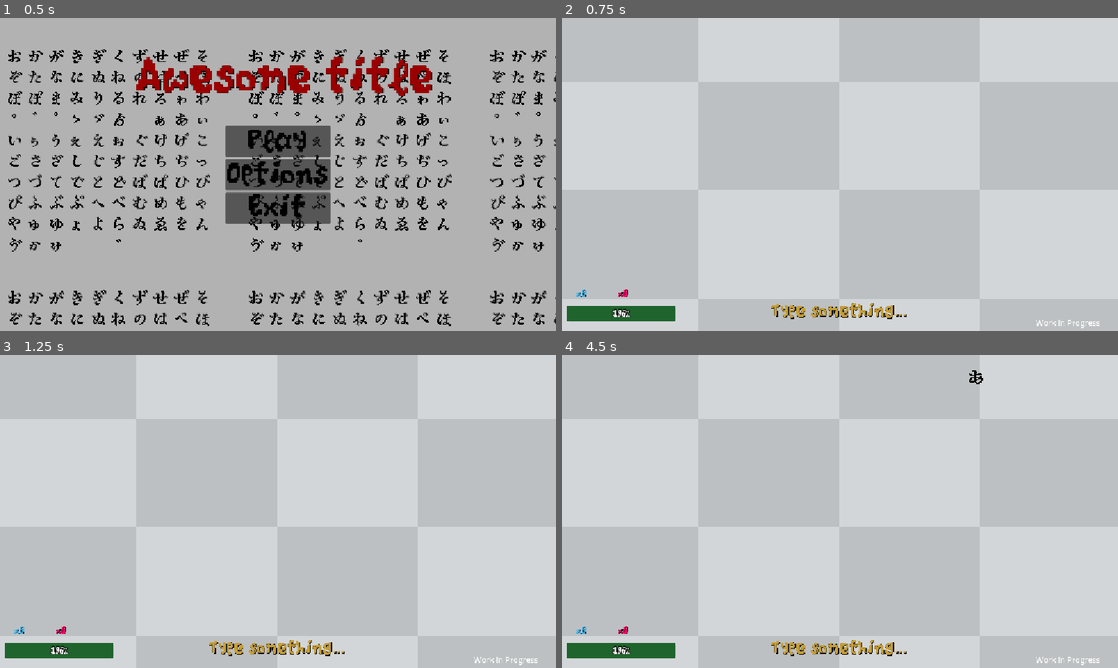
Above: before the commit, frames 1-4 (two rows, left to right).
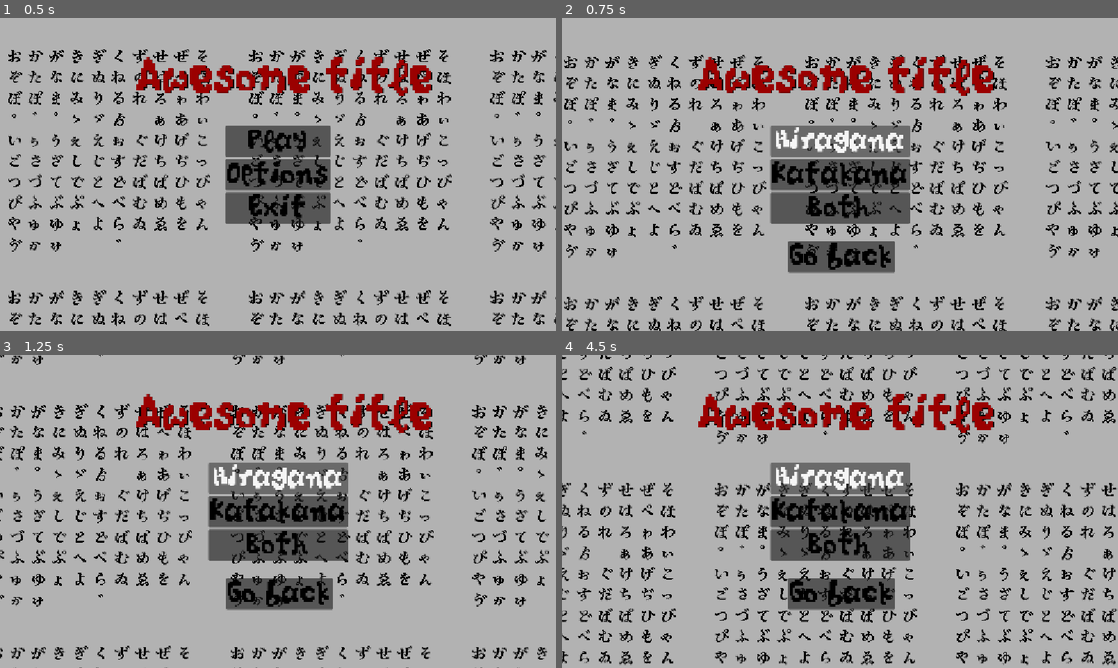
Above: after the commit, the same moments.

Repository: 6iovani/KanaGame
Game: Godot game, scene res://main_menu.tscn
Same seed, same stepped clock (60 frames per second), same inputs: the game is played once before the commit and once after it.
Inputs (mouse positions are in pixels of both pictures, inside the frame that each line leads up to):
- Up to frame 1 (0.5 s): no input
- Up to frame 2 (0.75 s): click "Play" at 0.5 s
- Up to frame 3 (1.25 s): no input
- Up to frame 4 (4.5 s): click (840, 477) at 1.25 s, where only the run after the commit has a clickable "Hiragana"; click (840, 511) at 2 s, where only the run after the commit has a clickable "Katakana"; click (840, 545) at 2.75 s, where only the run after the commit has a clickable "Both"; click (840, 592) at 3.5 s, where only the run after the commit has a clickable "Go back"; click (840, 477) at 4.25 s, where only the run after the commit has a clickable "Play"

Frame 1 is identical in both runs. In frame 2, 61% of the frame differs, in the area x 0-100%, y 0-100%; in frame 3, 61%; in frame 4, 62%.

Commit message:
expanding menu navigation for modes

Diff:
--- a/main_menu.gd
+++ b/main_menu.gd
@@ -3,8 +3,15 @@
 
 func _on_play_button_pressed()-> void:
 	print("pressed play")
-	get_tree().change_scene_to_file("res://Main.tscn")
+	$"UI container/VBoxContainer/play_button".hide()
+	$"UI container/VBoxContainer/options_button".hide()
+	$"UI container/VBoxContainer/exit_button".hide()
 
+
+	$"UI container/VBoxContainer/hiragana_button".show()
+	$"UI container/VBoxContainer/katakana_button".show()
+	$"UI container/VBoxContainer/both_modes_button".show()
+	$"UI container/back_button".show()
 
 func _on_options_button_pressed() -> void:
 	print("pressed options")
@@ -15,5 +22,25 @@
 
 
 
-func _on_transition_screen_transitioned() -> void:
+func _on_hiragana_button_pressed() -> void:
 	pass # Replace with function body.
+
+
+func _on_katakana_button_pressed() -> void:
+	pass # Replace with function body.
+
+
+func _on_both_modes_button_pressed() -> void:
+	pass # Replace with function body.
+
+
+func _on_back_button_pressed() -> void:
+
+	$"UI container/VBoxContainer/play_button".show()
+	$"UI container/VBoxContainer/options_button".show()
+	$"UI container/VBoxContainer/exit_button".show()
+
+	$"UI container/VBoxContainer/hiragana_button".hide()
+	$"UI container/VBoxContainer/katakana_button".hide()
+	$"UI container/VBoxContainer/both_modes_button".hide()
+	$"UI container/back_button".hide()
--- a/main_menu.tscn
+++ b/main_menu.tscn
@@ -130,6 +130,62 @@
 action_mode = 0
 text = "Exit"
 
+[node name="hiragana_button" type="Button" parent="UI container/VBoxContainer" unique_id=1373369678]
+visible = false
+custom_minimum_size = Vector2(148, 0)
+layout_mode = 2
+theme_override_colors/font_color = Color(0, 0, 0, 1)
+theme_override_colors/font_hover_color = Color(0.96035105, 0.96035105, 0.96035093, 1)
+theme_override_colors/font_outline_color = Color(0, 0, 0, 1)
+theme_override_fonts/font = ExtResource("4_jix8l")
+theme_override_font_sizes/font_size = 60
+action_mode = 0
+text = "Hiragana"
+
+[node name="katakana_button" type="Button" parent="UI container/VBoxContainer" unique_id=1936167501]
+visible = false
+custom_minimum_size = Vector2(148, 0)
+layout_mode = 2
+theme_override_colors/font_color = Color(0, 0, 0, 1)
+theme_override_colors/font_hover_color = Color(0.96035105, 0.96035105, 0.96035093, 1)
+theme_override_colors/font_outline_color = Color(0, 0, 0, 1)
+theme_override_fonts/font = ExtResource("4_jix8l")
+theme_override_font_sizes/font_size = 60
+action_mode = 0
+text = "Katakana"
+
+[node name="both_modes_button" type="Button" parent="UI container/VBoxContainer" unique_id=72965962]
+visible = false
+custom_minimum_size = Vector2(148, 0)
+layout_mode = 2
+theme_override_colors/font_color = Color(0, 0, 0, 1)
+theme_override_colors/font_hover_color = Color(0.96035105, 0.96035105, 0.96035093, 1)
+theme_override_colors/font_outline_color = Color(0, 0, 0, 1)
+theme_override_fonts/font = ExtResource("4_jix8l")
+theme_override_font_sizes/font_size = 60
+action_mode = 0
+text = "Both"
+
+[node name="back_button" type="Button" parent="UI container" unique_id=276157789]
+visible = false
+custom_minimum_size = Vector2(148, 0)
+layout_mode = 0
+offset_left = 468.0
+offset_top = 462.0
+offset_right = 690.0
+offset_bottom = 527.0
+theme_override_colors/font_color = Color(0, 0, 0, 1)
+theme_override_colors/font_hover_color = Color(0.96035105, 0.96035105, 0.96035093, 1)
+theme_override_colors/font_outline_color = Color(0, 0, 0, 1)
+theme_override_fonts/font = ExtResource("4_jix8l")
+theme_override_font_sizes/font_size = 60
+action_mode = 0
+text = "Go back"
+
 [connection signal="pressed" from="UI container/VBoxContainer/play_button" to="." method="_on_play_button_pressed"]
 [connection signal="pressed" from="UI container/VBoxContainer/options_button" to="." method="_on_options_button_pressed"]
 [connection signal="pressed" from="UI container/VBoxContainer/exit_button" to="." method="_on_exit_button_pressed"]
+[connection signal="pressed" from="UI container/VBoxContainer/hiragana_button" to="." method="_on_hiragana_button_pressed"]
+[connection signal="pressed" from="UI container/VBoxContainer/katakana_button" to="." method="_on_katakana_button_pressed"]
+[connection signal="pressed" from="UI container/VBoxContainer/both_modes_button" to="." method="_on_both_modes_button_pressed"]
+[connection signal="pressed" from="UI container/back_button" to="." method="_on_back_button_pressed"]
